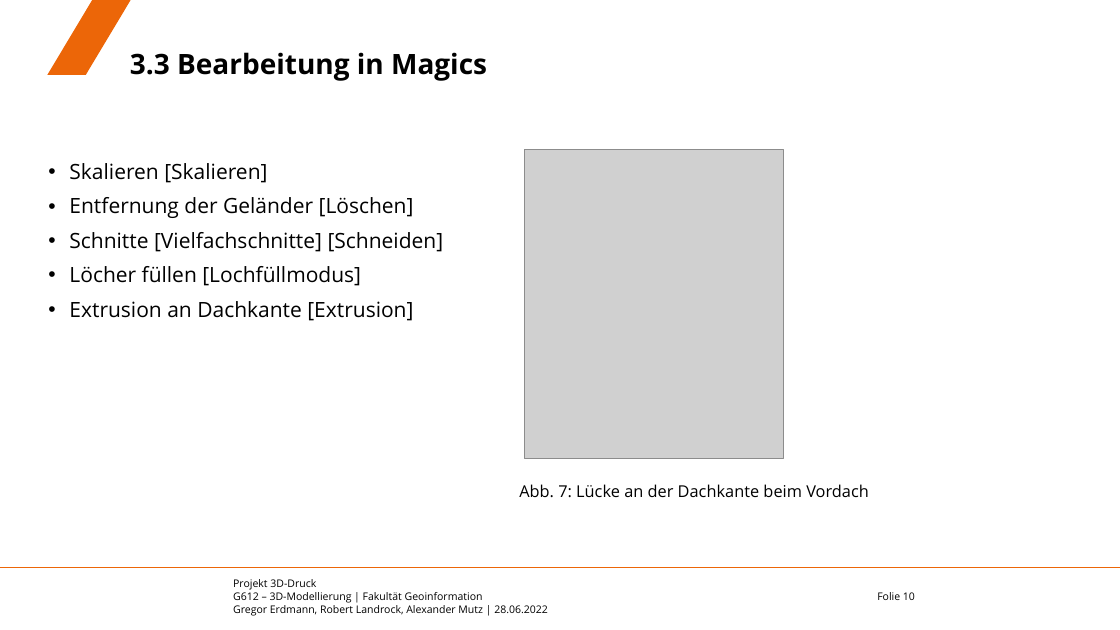
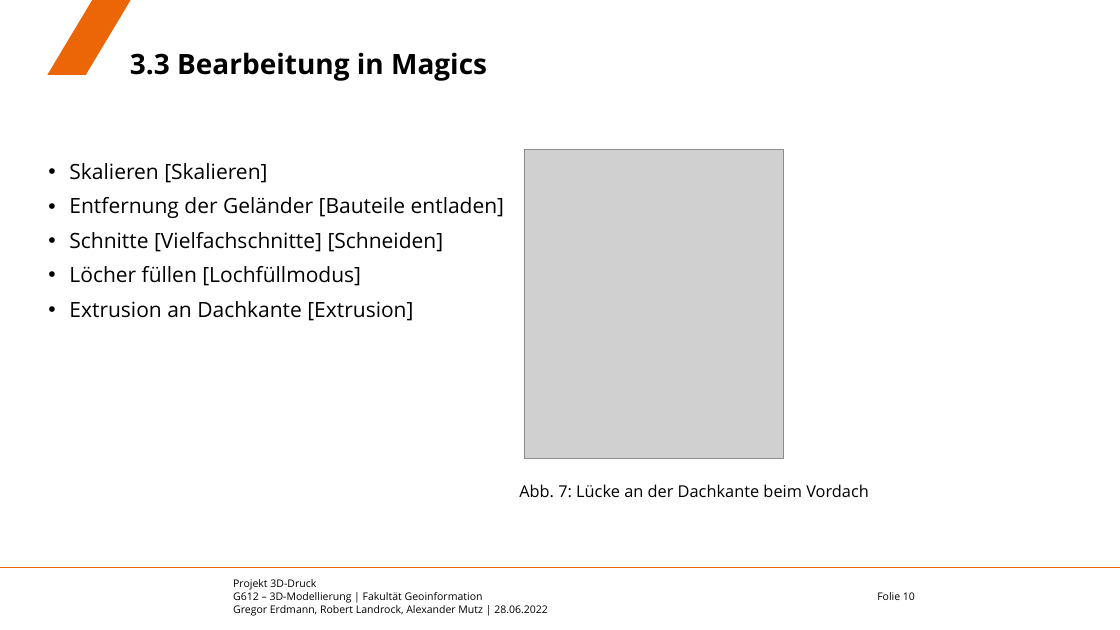
Before and after one commit to eamutz/LGS_print, a slide deck: slide 10 of Endvortrag.pptx. Drawn at 1120x630 pixels with LibreOffice and Linux fonts; fonts in the diff are those of the drawing; grey boxes stand for pictures; background and template pictures are left out. Boxes give left, top, right and bottom in pixels: in the first picture for what was removed or moved away, otherwise in the second. Text is boxed around its words. In the diff, an @@ line names an element or a change of style, - is before the commit and + after.

```diff
--- a/Endvortrag.pptx
+++ b/Endvortrag.pptx
@@ text at (x1=69, y1=197, x2=504, y2=218): text changed @@
-• Entfernung der Geländer [Löschen]
+• Entfernung der Geländer [Bauteile entladen]
```
Also in this commit, not shown: 4 other slides changed.
